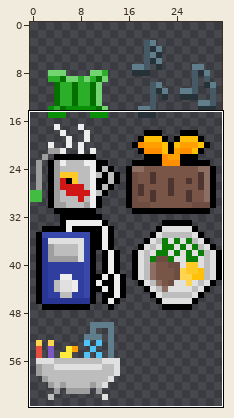
Pixel-art sprite, stored at Assets/Sprites/SleeptDown.png. The first picture is a wide view before the edit; the outline marks the close-up.
Close-up. The starting point:
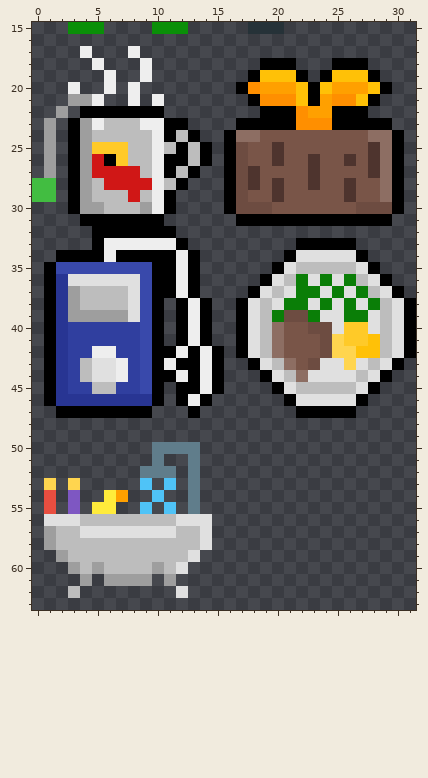
The file is 32x64 pixels. Shown: x 0..31, y 15..63.
New version:
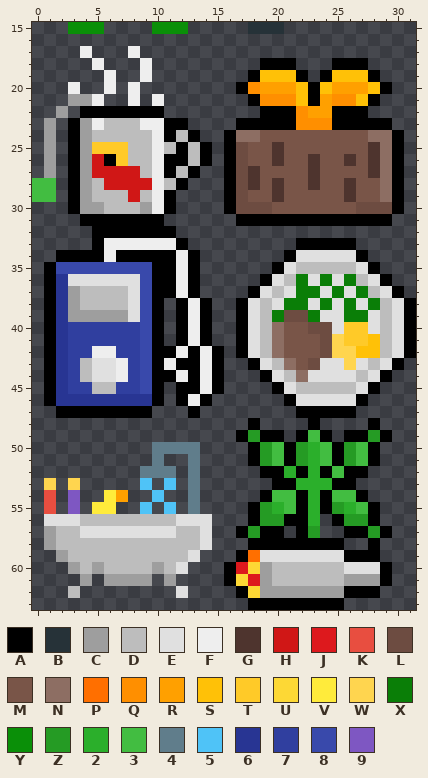
Palette (. is transparent): A #000000  B #263238  C #9e9e9e  D #bdbdbd  E #e0e0e0  F #eeeeee  G #4e342e  H #d01716  J #dd191d  K #e84e40  L #6d4c41  M #795548  N #8d6e63  P #ff6f00  Q #ff8f00  R #ffa000  S #ffc107  T #ffca28  U #fdd835  V #ffeb3b  W #ffd54f  X #0a7e07  Y #0a8f08  Z #259b24  2 #2baf2b  3 #42bd41  4 #607d8b  5 #4fc3f7  6 #283593  7 #303f9f  8 #3949ab  9 #7e57c2
Changes in this commit:
The edit adds colour 2 in rows 50 to 51 at x 23; in row 52 at x 21 and 23; in row 53 at x 22 to 24; in row 54 at x 23; in row 55 at x 20, 23 and 26; in row 56 at x 23.
The edit adds colour 3 in row 49 at x 23; in rows 50 to 51 at x 20, 24 and 27; in row 52 at x 25; in row 54 at x 20 to 21 and 25 to 26; in row 55 at x 21 and 27.
The edit adds colour A in row 48 at x 18, 23 and 28; in row 49 at x 17, 19 to 20, 22, 24, 26 to 27 and 29; in rows 50 to 51 at x 18, 21, 25 and 28; in row 52 at x 19 to 20, 22, 24 and 26 to 27; in row 53 at x 20 to 21 and 25 to 26; in row 54 at x 19, 22, 24 and 27.
The edit adds colour A in row 55 at x 18, 22, 24 and 28; in row 56 at x 18, 21 to 22, 25 and 28; in row 57 at x 17, 19 to 20, 22, 26 to 27 and 29; in row 58 at x 18 to 25 and 28; in row 59 at x 17 and 26 to 28; in rows 60 to 61 at x 16 and 29.
The edit adds colour A in row 62 at x 17 and 26 to 28; in row 63 at x 18 to 25.
The edit adds colour C in row 60 at x 19; in row 61 at x 19 and 26 to 28; in row 62 at x 19 to 25.
The edit adds colour D in rows 60 to 61 at x 20 to 25.
The edit adds colour E in row 59 at x 19 to 25; in row 60 at x 26 to 28.
The edit adds colour J in row 60 at x 17; in row 61 at x 18.
The edit adds colour P in row 59 at x 18.
The edit adds colour U in row 60 at x 18; in row 61 at x 17; in row 62 at x 18.
The edit adds colour Z in row 49 at x 18 and 28; in rows 50 to 51 at x 19, 22 and 26; in row 55 at x 19 and 25; in row 56 at x 19 to 20 and 26 to 27; in row 57 at x 18, 23 and 28.
Pixel boxes of the changes (left, top, right, bottom) in both close-ups:
added: (224, 418, 392, 610)
